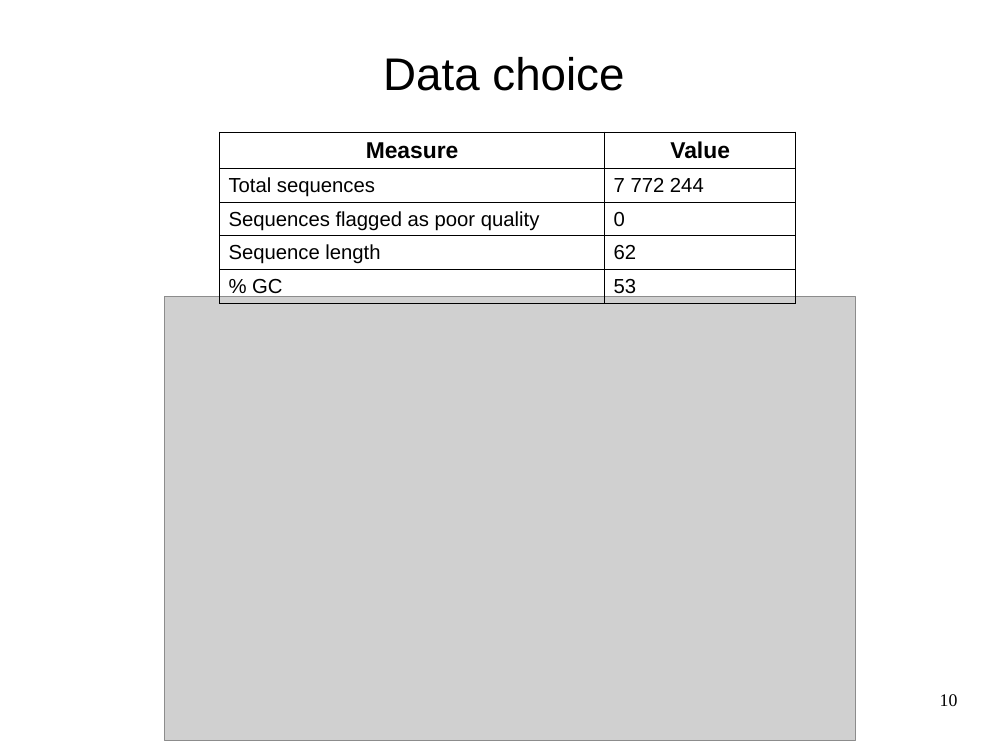
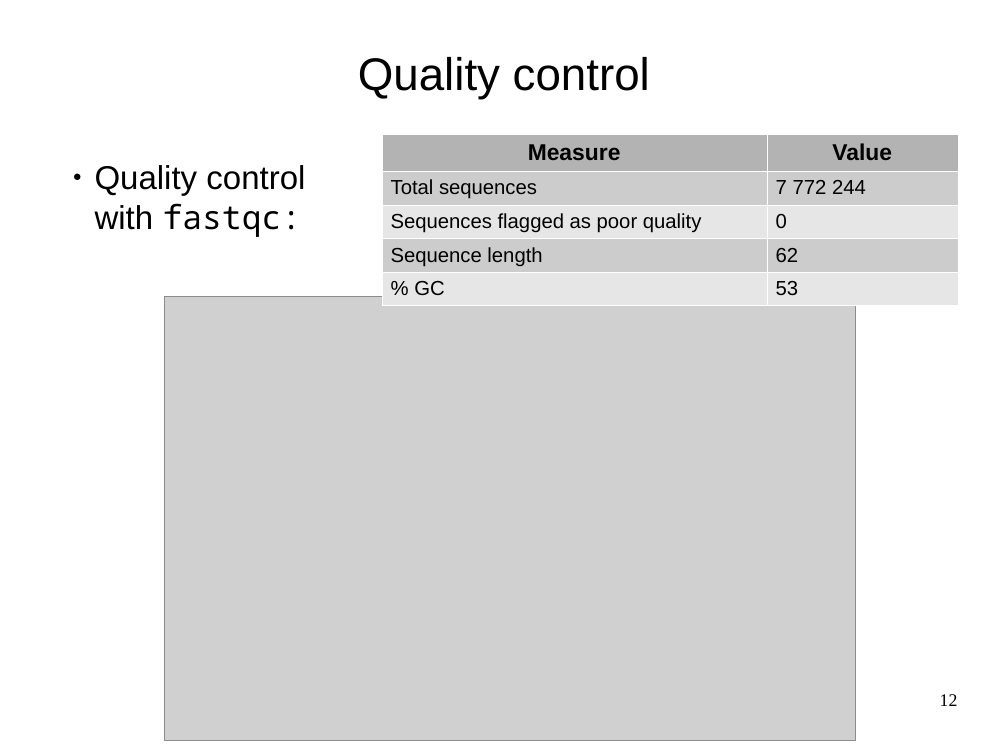
Before and after one commit to mesmeraf/stage_M2, a slide deck: slide 12 of presentations/presentation_labo_03-19.odp (slide 10 before the commit). Drawn at 1008x756 pixels with LibreOffice and Linux fonts; fonts in the diff are those of the drawing; grey boxes stand for pictures; background and template pictures are left out. Boxes give left, top, right and bottom in pixels: in the first picture for what was removed or moved away, otherwise in the second. Text is boxed around its words. In the diff, an @@ line names an element or a change of style, - is before the commit and + after.

```diff
--- a/presentations/presentation_labo_03-19.odp
+++ b/presentations/presentation_labo_03-19.odp
@@ title at bbox=[358, 57, 650, 99]: text changed @@
-Data choice
+Quality control
@@ table at bbox=[381, 134, 958, 300] @@
@@ fill none to #B3B3B3 in row 1 @@
@@ fill none to #CCCCCC in 4 cells @@
@@ fill none to #E6E6E6 in 4 cells @@
@@ borders changed @@
@@ table: place and size @@
-table at bbox=[220, 132, 796, 302]
+table at bbox=[381, 134, 958, 300]
@@ text added at bbox=[95, 165, 305, 237], 26 pt, text #000000 @@
+● Quality control with fastqc:
@@ page number at bbox=[940, 694, 958, 706]: text changed @@
-10
+12
```
Also in this commit, not shown: 14 other slides changed, 3 slides added, 1 slide removed, 8 other files.
